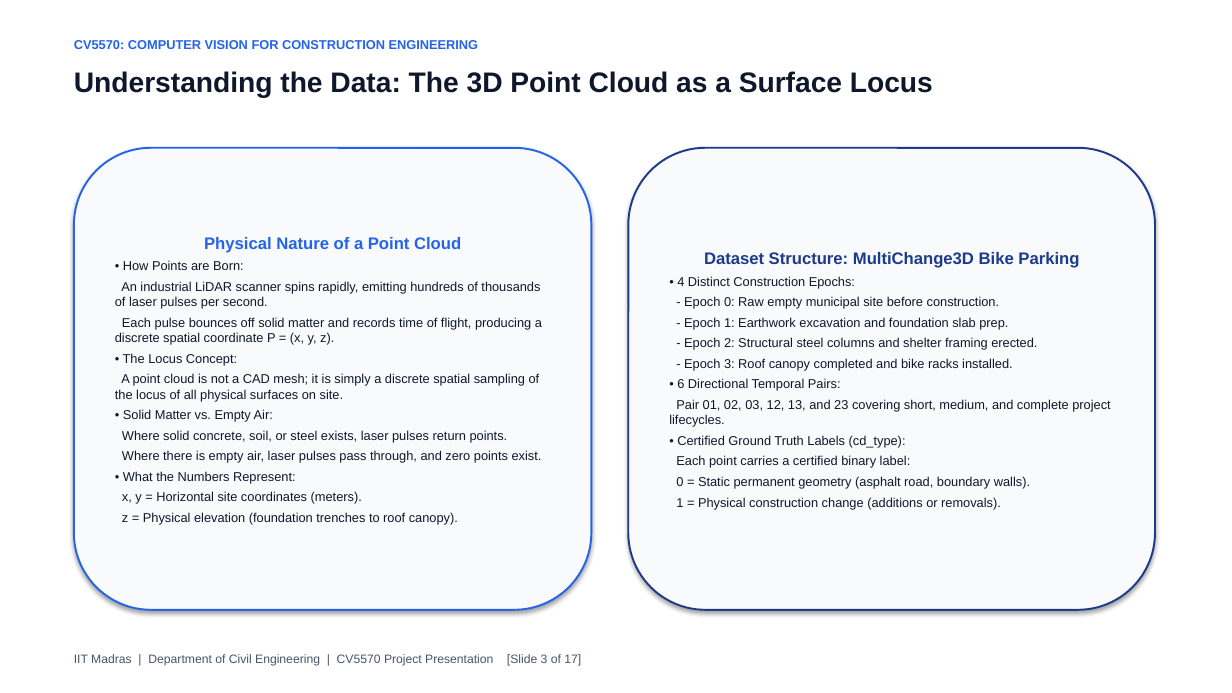
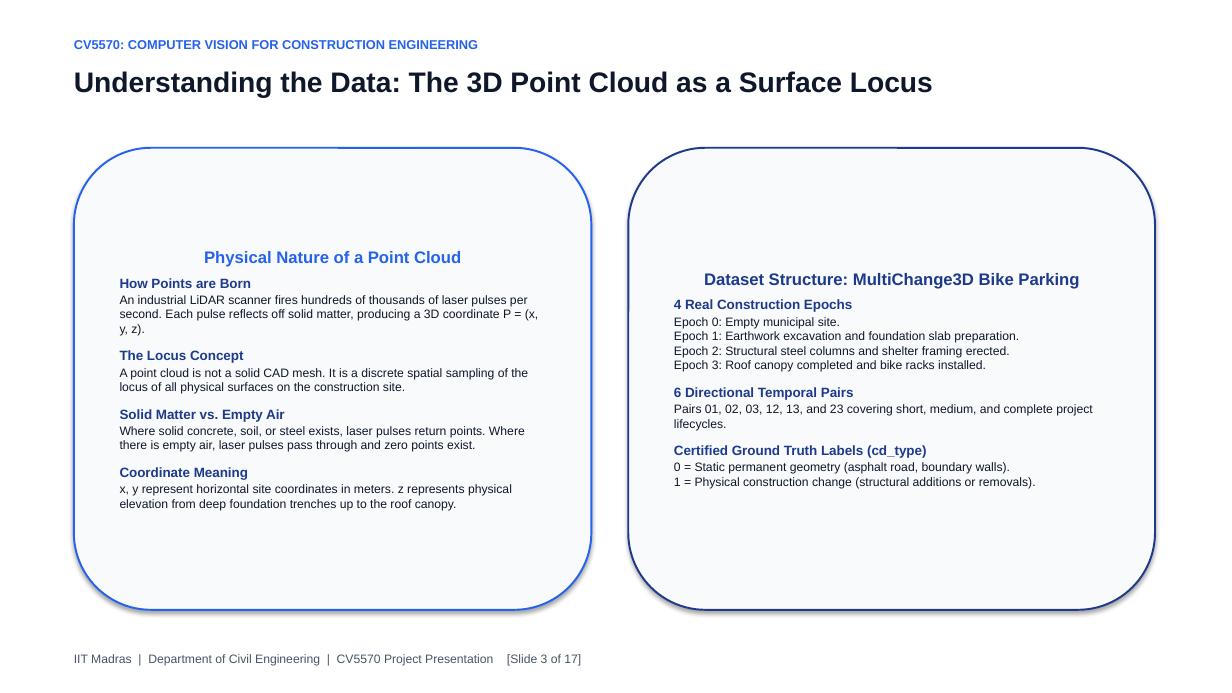
Before and after one commit to Gopal1909/Visioners_2.0, a slide deck: slide 3 of CV5570_Comprehensive_Final_Presentation.pptx. Drawn at 1232x693 pixels with LibreOffice and Linux fonts; fonts in the diff are those of the drawing. Boxes give left, top, right and bottom in pixels: in the first picture for what was removed or moved away, otherwise in the second. Text is boxed around its words. In the diff, an @@ line names an element or a change of style, - is before the commit and + after.

```diff
--- a/CV5570_Comprehensive_Final_Presentation.pptx
+++ b/CV5570_Comprehensive_Final_Presentation.pptx
@@ text in rounded rectangle at (120,278,538,511): text changed; size 10 to 9.5 pt @@
-• How Points are Born:
-An industrial LiDAR scanner spins rapidly, emitting hundreds of thousands of laser pulses per second.
-Each pulse bounces off solid matter and records time of flight, producing a discrete spatial coordinate P = (x, y, z).
-• The Locus Concept:
-A point cloud is not a CAD mesh; it is simply a discrete spatial sampling of the locus of all physical surfaces on site.
-• Solid Matter vs. Empty Air:
-Where solid concrete, soil, or steel exists, laser pulses return points.
-Where there is empty air, laser pulses pass through, and zero points exist.
-• What the Numbers Represent:
-x, y = Horizontal site coordinates (meters).
-z = Physical elevation (foundation trenches to roof canopy).
+How Points are Born
+An industrial LiDAR scanner fires hundreds of thousands of laser pulses per second. Each pulse reflects off solid matter, producing a 3D coordinate P = (x, y, z).
+The Locus Concept
+A point cloud is not a solid CAD mesh. It is a discrete spatial sampling of the locus of all physical surfaces on the construction site.
+Solid Matter vs. Empty Air
+Where solid concrete, soil, or steel exists, laser pulses return points. Where there is empty air, laser pulses pass through and zero points exist.
+Coordinate Meaning
+x, y represent horizontal site coordinates in meters. z represents physical elevation from deep foundation trenches up to the roof canopy.
@@ text in rounded rectangle at (674,299,1092,489): text changed; size 10 to 9.5 pt @@
-• 4 Distinct Construction Epochs:
-- Epoch 0: Raw empty municipal site before construction.
-- Epoch 1: Earthwork excavation and foundation slab prep.
-- Epoch 2: Structural steel columns and shelter framing erected.
-- Epoch 3: Roof canopy completed and bike racks installed.
-• 6 Directional Temporal Pairs:
-Pair 01, 02, 03, 12, 13, and 23 covering short, medium, and complete project lifecycles.
-• Certified Ground Truth Labels (cd_type):
-Each point carries a certified binary label:
-0 = Static permanent geometry (asphalt road, boundary walls).
-1 = Physical construction change (additions or removals).
+4 Real Construction Epochs
+Epoch 0: Empty municipal site.
+Epoch 1: Earthwork excavation and foundation slab preparation.
+Epoch 2: Structural steel columns and shelter framing erected.
+Epoch 3: Roof canopy completed and bike racks installed.
+6 Directional Temporal Pairs
+Pairs 01, 02, 03, 12, 13, and 23 covering short, medium, and complete project lifecycles.
+Certified Ground Truth Labels (cd_type)
+0 = Static permanent geometry (asphalt road, boundary walls).
+1 = Physical construction change (structural additions or removals).
```
Also in this commit, not shown: 16 other slides changed, 7 other files.
